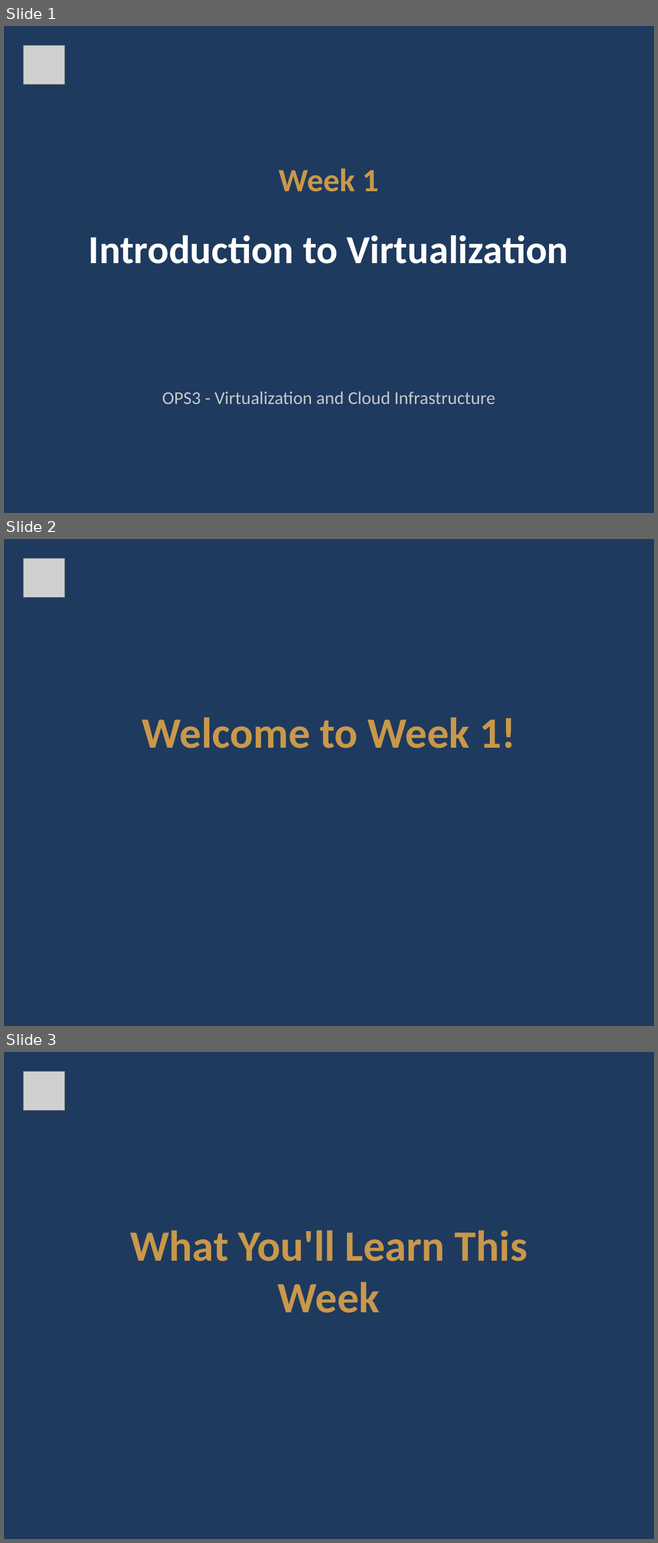
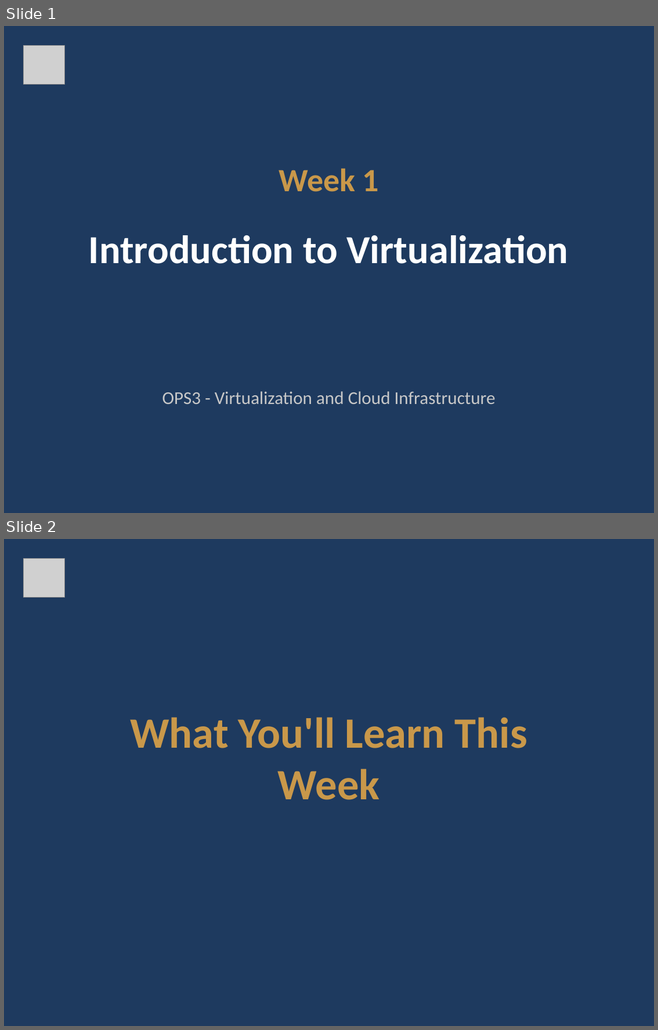
Before and after one commit to Cnshimba/OPS3-2026, a slide deck: Week 1 - Introduction to Virtualization/Week_1_Slides.pptx. Shown one above the other, each under a label of ours: slides 1, 2 and 3 before the commit, slides 1 and 2 after it. The pictures are 658x1543 and 658x1030 pixels, drawn with LibreOffice and Linux fonts; fonts in the diff are those of the drawing; grey boxes stand for pictures. Boxes give left, top, right and bottom in pixels: in the first picture for what was removed or moved away, otherwise in the second. Text is boxed around its words. In the diff, an @@ line names an element or a change of style, - is before the commit and + after.

```diff
--- a/Week 1 - Introduction to Virtualization/Week_1_Slides.pptx
+++ b/Week 1 - Introduction to Virtualization/Week_1_Slides.pptx
@@ slide 2 removed at box(4, 539, 654, 1026), background #1E3A5F @@
@@ picture removed at box(24, 559, 65, 598) @@
@@ text removed at box(142, 717, 515, 748) @@
-Welcome to Week 1!
@@ what was slide 3 is now slide 2 @@
```
Also in this commit, not shown: 1 other slide removed.
